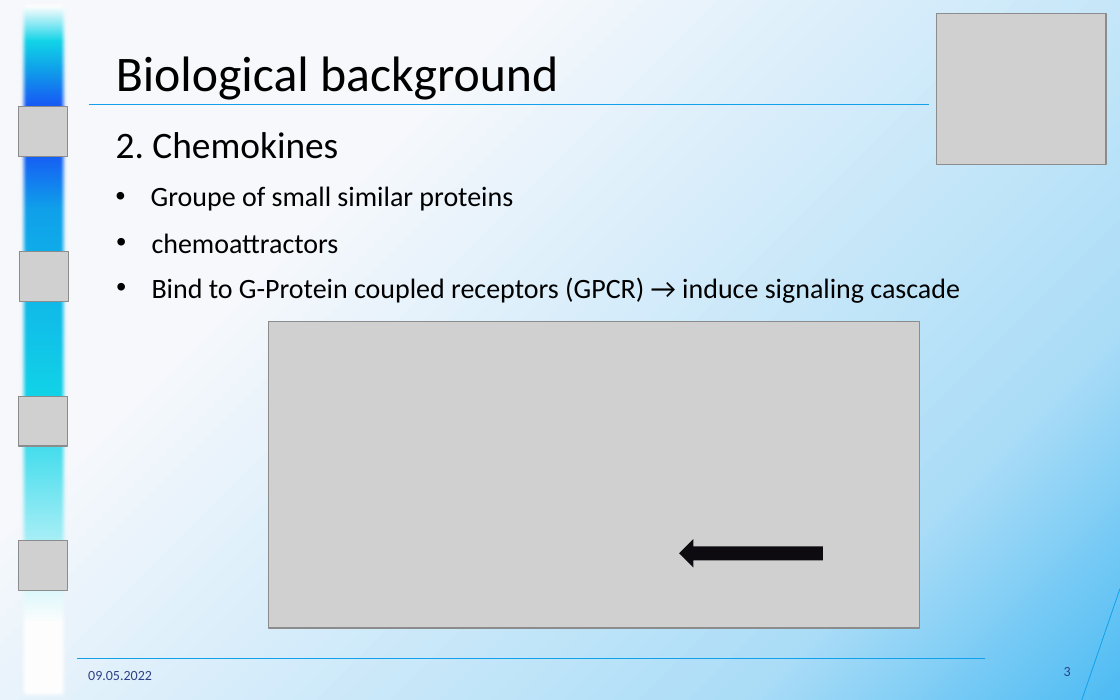
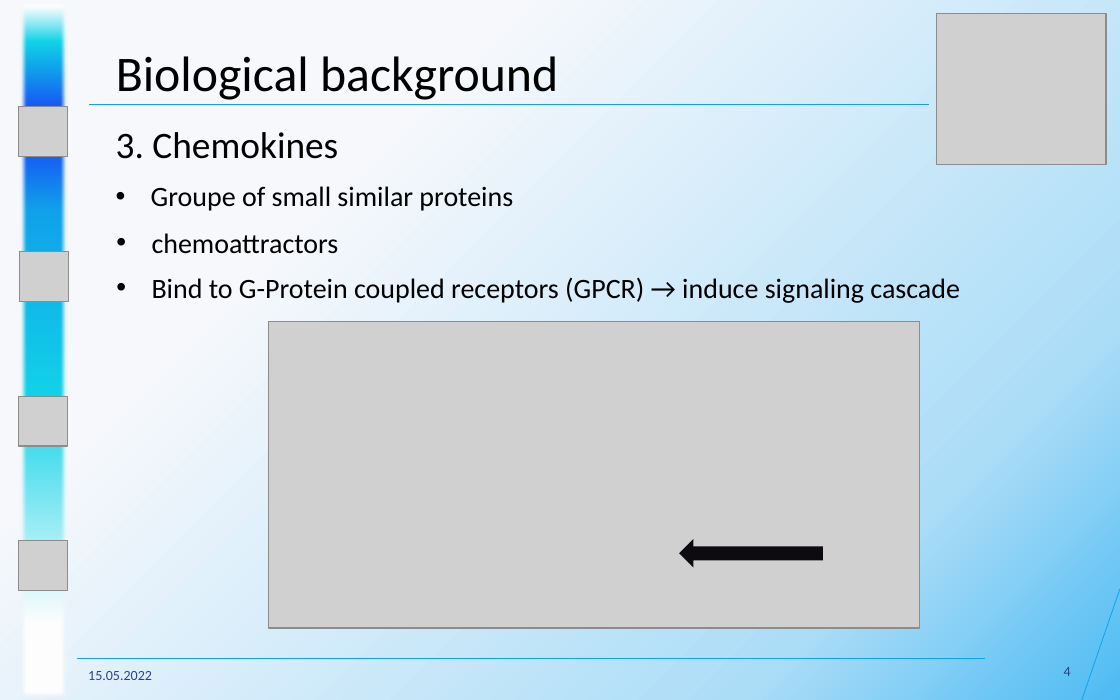
Before and after one commit to datascience-mobi-2022/2022-topic-04-team-01, a slide deck: slide 4 of Presentations/Project Proposal/Project Proposal Presentation Structure+.pptx (slide 3 before the commit). Drawn at 1120x700 pixels with LibreOffice and Linux fonts; fonts in the diff are those of the drawing; grey boxes stand for pictures. Boxes give left, top, right and bottom in pixels: in the first picture for what was removed or moved away, otherwise in the second. Text is boxed around its words. In the diff, an @@ line names an element or a change of style, - is before the commit and + after.

```diff
--- a/Presentations/Project Proposal/Project Proposal Presentation Structure+.pptx
+++ b/Presentations/Project Proposal/Project Proposal Presentation Structure+.pptx
@@ text at (116,132,338,159): text changed @@
-2. Chemokines
+3. Chemokines
@@ text at (88,671,152,680): text changed @@
-09.05.2022
+15.05.2022
@@ page number at (1064,667,1071,676): text changed @@
-3
+4
```
Also in this commit, not shown: 6 other slides changed, 3 slides added.
